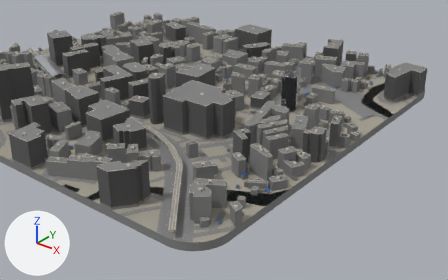
The glTF model media/flipkart-andheri/world/d/723-avenue.glb as it was, and as the next commit left it.
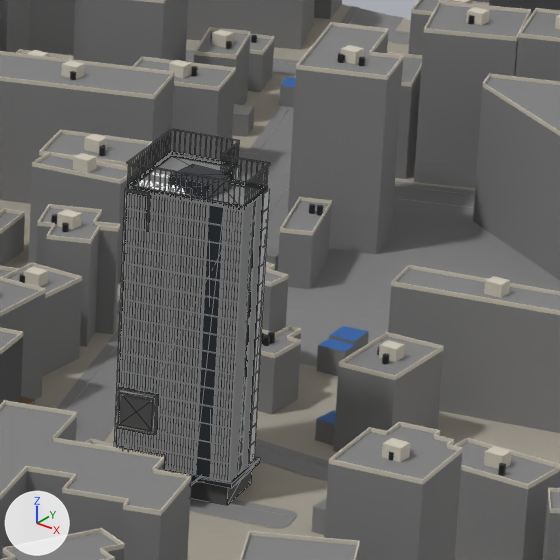
Each version is shown whole from a 50 mm camera at (850.0, -861.0, 469.0) aimed at (185.0, -31.0, -46.0), then close up on the part from 60% to 74% of the width and 20% to 42% of the height. Lighting does not change. The marker at lower left points along +X, +Y and +Z. The first two pictures are the older version. The close-ups show mesh edges as thin lines. Where no turn or scale is listed for an object, it has been applied to the vertices. Vertices at exactly the same position are counted once.

Names of what the first close-up shows: 'context', 'ground', 'opt_723-avenue', 'rooftops' and 1 more.
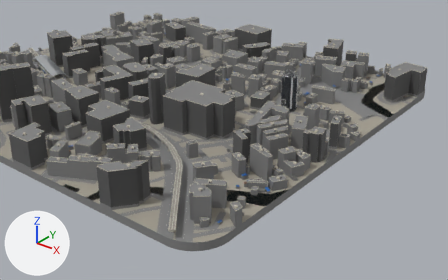
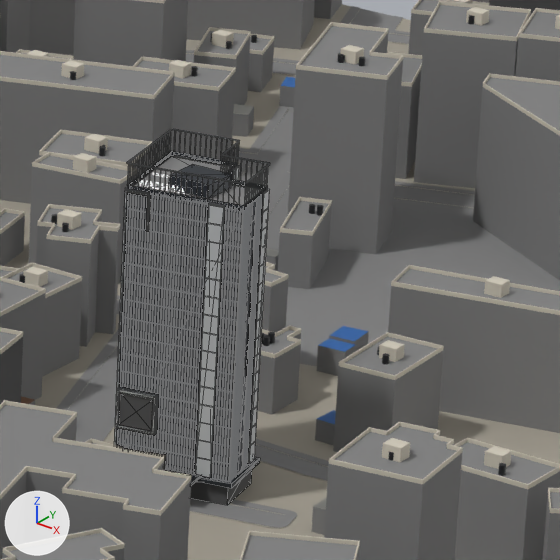
Diff of the bpy script that builds the scene:
```diff
--- a/media/flipkart-andheri/world/d/723-avenue.glb.py
+++ b/media/flipkart-andheri/world/d/723-avenue.glb.py
@@ me_opt_723_avenue @@
 me_opt_723_avenue.from_pydata(...)  # 2150 vertices, 2320 faces; spans x -16.6..16.6, y -16.4..16.4, z -36.6..36.6
 # used by ob_opt_723_avenue; location = (257.5, 78.5, 36.6)
+# me_opt_723_avenue part 1: the loose piece of 8 vertices spanning x -14.2..-13.3, y 2.6..5.0, z -31.0..30.9 is scaled about its middle by (-0.995, -1, 1), then moved by (28.2, -4.9, 0.0)
+# me_opt_723_avenue part 2: 662 of 2150 vertices moved; they spanned x -15.5..15.5, y -12.7..15.2, z -31.0..36.6 and now span x -15.5..15.5, y -12.7..15.3, z -31.0..36.6; mean shift (-0.7, -0.5, 0.0); largest move (14.8, -2.3, -31.0) -> (-15.2, 12.3, 31.6)
+# me_opt_723_avenue part 3: 10 faces spanning x -14.3..11.3, y -8.3..13.5, z -31.0..30.9 switch from mat_pier_723 (dark grey #2e343a) to mat_band_723 (light grey #c9ccce)
+# me_opt_723_avenue part 4: 26 faces spanning x -11.0..-1.3, y -11.9..-9.5, z -22.8..30.8 switch from mat_band_723 (light grey #c9ccce) to mat_frame_723 (light grey #dadddf)
 me_opt_723_avenue.materials.append(mat_wall_retail723)
```

Changed parts and their boxes (x1, y1, x2, y2) in the close-ups (560 x 560 px; the box of a moved part takes in the faces that stretch with it):
part 1 of me_opt_723_avenue, moved or reshaped (not visible before): after (237, 199, 257, 474)
part 2 of me_opt_723_avenue, moved or reshaped: before (118, 129, 270, 474); after (114, 129, 270, 445)
part 3 of me_opt_723_avenue, recoloured: before (169, 173, 232, 198); after (175, 155, 225, 478)
part 4 of me_opt_723_avenue, recoloured: before (114, 167, 270, 464); after (125, 189, 159, 434)
